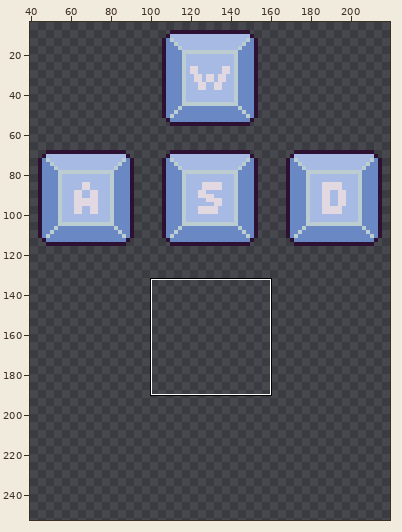
Sprite sheet: keys-pixilart.png. The first picture is a wide view before the edit; the outline marks the close-up.
Close-up. Before the commit:
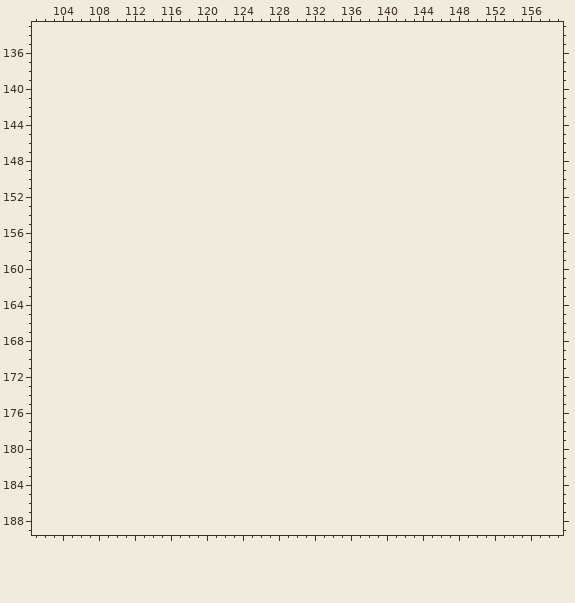
The file is 174x111 pixels. Shown: x 101..159, y 133..189. The old version is drawn lined up with the new one, on the new canvas. The wide view leaves out empty margins. The commit also changed other parts of the picture, which this record leaves out.
Palette (. is transparent): 
Pixels before (only the part around the change), first column x 101:
133 ...........................................................
134 ...........................................................
135 ...........................................................
136 ...........................................................
137 ...........................................................
138 ...........................................................
139 ...........................................................
140 ...........................................................
141 ...........................................................
142 ...........................................................
143 ...........................................................
144 ...........................................................
145 ...........................................................
146 ...........................................................
147 ...........................................................
148 ...........................................................
149 ...........................................................
150 ...........................................................
151 ...........................................................
152 ...........................................................
153 ...........................................................
154 ...........................................................
155 ...........................................................
156 ...........................................................
157 ...........................................................
158 ...........................................................
159 ...........................................................
160 ...........................................................
161 ...........................................................
162 ...........................................................
163 ...........................................................
164 ...........................................................
165 ...........................................................
166 ...........................................................
167 ...........................................................
168 ...........................................................
169 ...........................................................
170 ...........................................................
171 ...........................................................
172 ...........................................................
173 ...........................................................
174 ...........................................................
175 ...........................................................
176 ...........................................................
177 ...........................................................
178 ...........................................................
179 ...........................................................
180 ...........................................................
181 ...........................................................
182 ...........................................................
183 ...........................................................
184 ...........................................................
185 ...........................................................
186 ...........................................................
187 ...........................................................
188 ...........................................................
189 ...........................................................
New version:
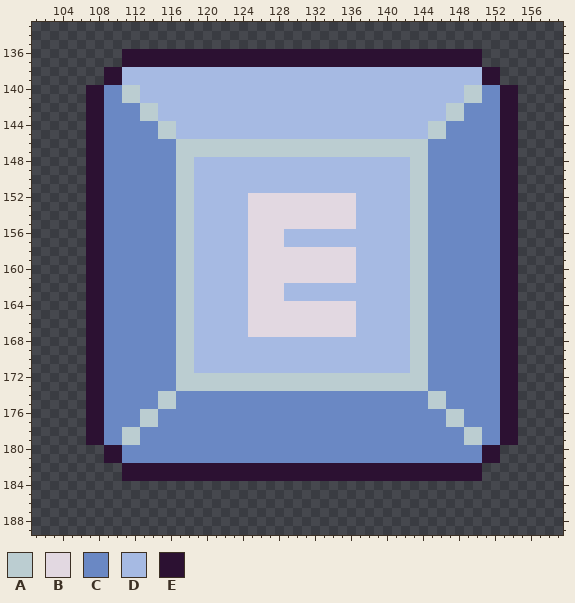
Colours new in this view: A #bbcdd1  B #e2d8e1  C #6a88c4  D #a6bae3  E #2c1132
The edit:
canvas 174x111 -> 256x256, the old top-left corner now at 43,7
Changed rows in their new state; - is an unchanged pixel.
first column x 107:
136 ----EEEEEEEEEEEEEEEEEEEEEEEEEEEEEEEEEEEEEEEE----
137 ----EEEEEEEEEEEEEEEEEEEEEEEEEEEEEEEEEEEEEEEE----
138 --EEDDDDDDDDDDDDDDDDDDDDDDDDDDDDDDDDDDDDDDDDEE--
139 --EEDDDDDDDDDDDDDDDDDDDDDDDDDDDDDDDDDDDDDDDDEE--
140 EECCAADDDDDDDDDDDDDDDDDDDDDDDDDDDDDDDDDDDDAACCEE
141 EECCAADDDDDDDDDDDDDDDDDDDDDDDDDDDDDDDDDDDDAACCEE
142 EECCCCAADDDDDDDDDDDDDDDDDDDDDDDDDDDDDDDDAACCCCEE
143 EECCCCAADDDDDDDDDDDDDDDDDDDDDDDDDDDDDDDDAACCCCEE
144 EECCCCCCAADDDDDDDDDDDDDDDDDDDDDDDDDDDDAACCCCCCEE
145 EECCCCCCAADDDDDDDDDDDDDDDDDDDDDDDDDDDDAACCCCCCEE
146 EECCCCCCCCAAAAAAAAAAAAAAAAAAAAAAAAAAAACCCCCCCCEE
147 EECCCCCCCCAAAAAAAAAAAAAAAAAAAAAAAAAAAACCCCCCCCEE
148 EECCCCCCCCAADDDDDDDDDDDDDDDDDDDDDDDDAACCCCCCCCEE
149 EECCCCCCCCAADDDDDDDDDDDDDDDDDDDDDDDDAACCCCCCCCEE
150 EECCCCCCCCAADDDDDDDDDDDDDDDDDDDDDDDDAACCCCCCCCEE
151 EECCCCCCCCAADDDDDDDDDDDDDDDDDDDDDDDDAACCCCCCCCEE
152 EECCCCCCCCAADDDDDDBBBBBBBBBBBBDDDDDDAACCCCCCCCEE
153 EECCCCCCCCAADDDDDDBBBBBBBBBBBBDDDDDDAACCCCCCCCEE
154 EECCCCCCCCAADDDDDDBBBBBBBBBBBBDDDDDDAACCCCCCCCEE
155 EECCCCCCCCAADDDDDDBBBBBBBBBBBBDDDDDDAACCCCCCCCEE
156 EECCCCCCCCAADDDDDDBBBBDDDDDDDDDDDDDDAACCCCCCCCEE
157 EECCCCCCCCAADDDDDDBBBBDDDDDDDDDDDDDDAACCCCCCCCEE
158 EECCCCCCCCAADDDDDDBBBBBBBBBBBBDDDDDDAACCCCCCCCEE
159 EECCCCCCCCAADDDDDDBBBBBBBBBBBBDDDDDDAACCCCCCCCEE
160 EECCCCCCCCAADDDDDDBBBBBBBBBBBBDDDDDDAACCCCCCCCEE
161 EECCCCCCCCAADDDDDDBBBBBBBBBBBBDDDDDDAACCCCCCCCEE
162 EECCCCCCCCAADDDDDDBBBBDDDDDDDDDDDDDDAACCCCCCCCEE
163 EECCCCCCCCAADDDDDDBBBBDDDDDDDDDDDDDDAACCCCCCCCEE
164 EECCCCCCCCAADDDDDDBBBBBBBBBBBBDDDDDDAACCCCCCCCEE
165 EECCCCCCCCAADDDDDDBBBBBBBBBBBBDDDDDDAACCCCCCCCEE
166 EECCCCCCCCAADDDDDDBBBBBBBBBBBBDDDDDDAACCCCCCCCEE
167 EECCCCCCCCAADDDDDDBBBBBBBBBBBBDDDDDDAACCCCCCCCEE
168 EECCCCCCCCAADDDDDDDDDDDDDDDDDDDDDDDDAACCCCCCCCEE
169 EECCCCCCCCAADDDDDDDDDDDDDDDDDDDDDDDDAACCCCCCCCEE
170 EECCCCCCCCAADDDDDDDDDDDDDDDDDDDDDDDDAACCCCCCCCEE
171 EECCCCCCCCAADDDDDDDDDDDDDDDDDDDDDDDDAACCCCCCCCEE
172 EECCCCCCCCAAAAAAAAAAAAAAAAAAAAAAAAAAAACCCCCCCCEE
173 EECCCCCCCCAAAAAAAAAAAAAAAAAAAAAAAAAAAACCCCCCCCEE
174 EECCCCCCAACCCCCCCCCCCCCCCCCCCCCCCCCCCCAACCCCCCEE
175 EECCCCCCAACCCCCCCCCCCCCCCCCCCCCCCCCCCCAACCCCCCEE
176 EECCCCAACCCCCCCCCCCCCCCCCCCCCCCCCCCCCCCCAACCCCEE
177 EECCCCAACCCCCCCCCCCCCCCCCCCCCCCCCCCCCCCCAACCCCEE
178 EECCAACCCCCCCCCCCCCCCCCCCCCCCCCCCCCCCCCCCCAACCEE
179 EECCAACCCCCCCCCCCCCCCCCCCCCCCCCCCCCCCCCCCCAACCEE
180 --EECCCCCCCCCCCCCCCCCCCCCCCCCCCCCCCCCCCCCCCCEE--
181 --EECCCCCCCCCCCCCCCCCCCCCCCCCCCCCCCCCCCCCCCCEE--
182 ----EEEEEEEEEEEEEEEEEEEEEEEEEEEEEEEEEEEEEEEE----
183 ----EEEEEEEEEEEEEEEEEEEEEEEEEEEEEEEEEEEEEEEE----
Where, in picture pixels (left, top, right, bottom), the same in both close-ups:
added: (86, 49, 518, 481)
